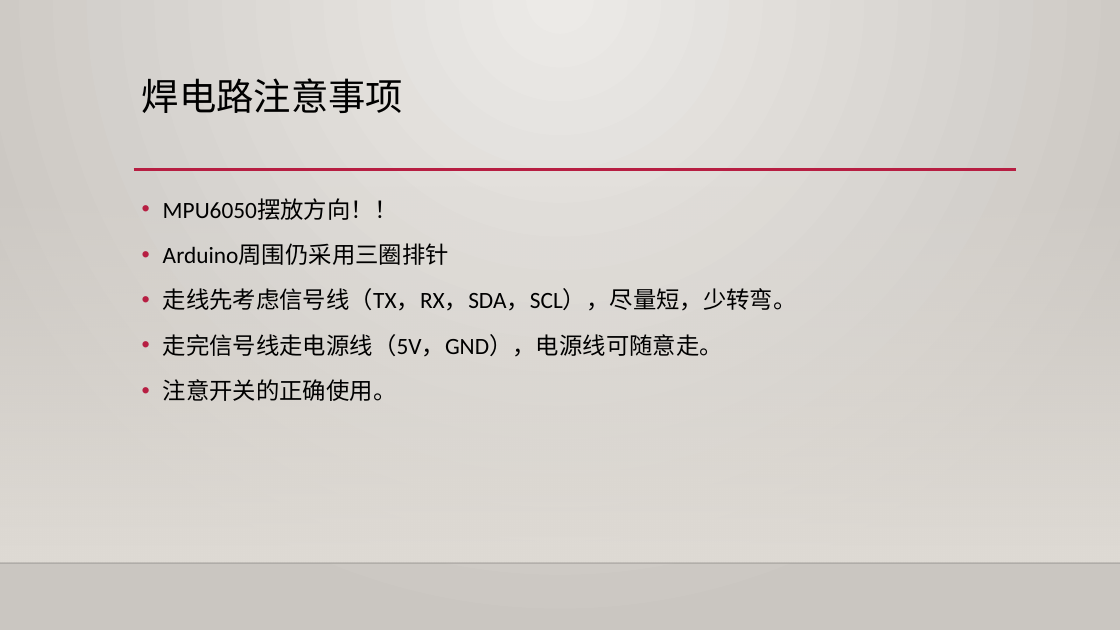
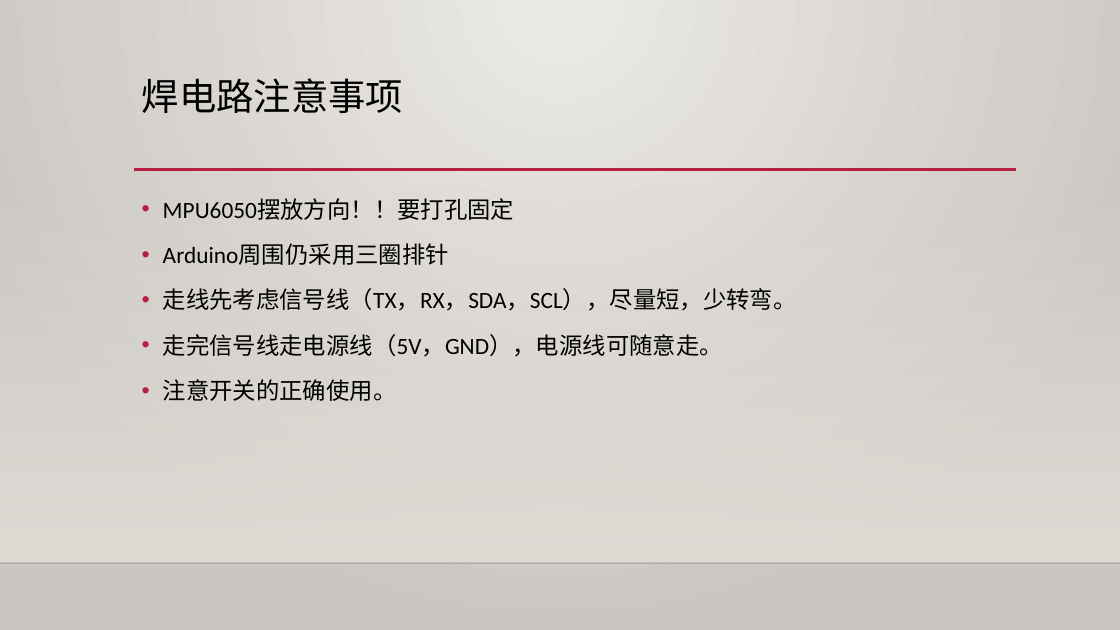
Before and after one commit to DoctorKey/second_term, a slide deck: slide 3 of 遥控器.pptx. Drawn at 1120x630 pixels with LibreOffice and Linux fonts; fonts in the diff are those of the drawing; background and template pictures are left out. Boxes give left, top, right and bottom in pixels: in the first picture for what was removed or moved away, otherwise in the second. Text is boxed around its words. In the diff, an @@ line names an element or a change of style, - is before the commit and + after.

```diff
--- a/遥控器.pptx
+++ b/遥控器.pptx
@@ text at (163, 198, 515, 220): text changed @@
-• MPU6050摆放方向！！
+• MPU6050摆放方向！！要打孔固定
```
Also in this commit, not shown: 1 other slide changed, 3 other files.
